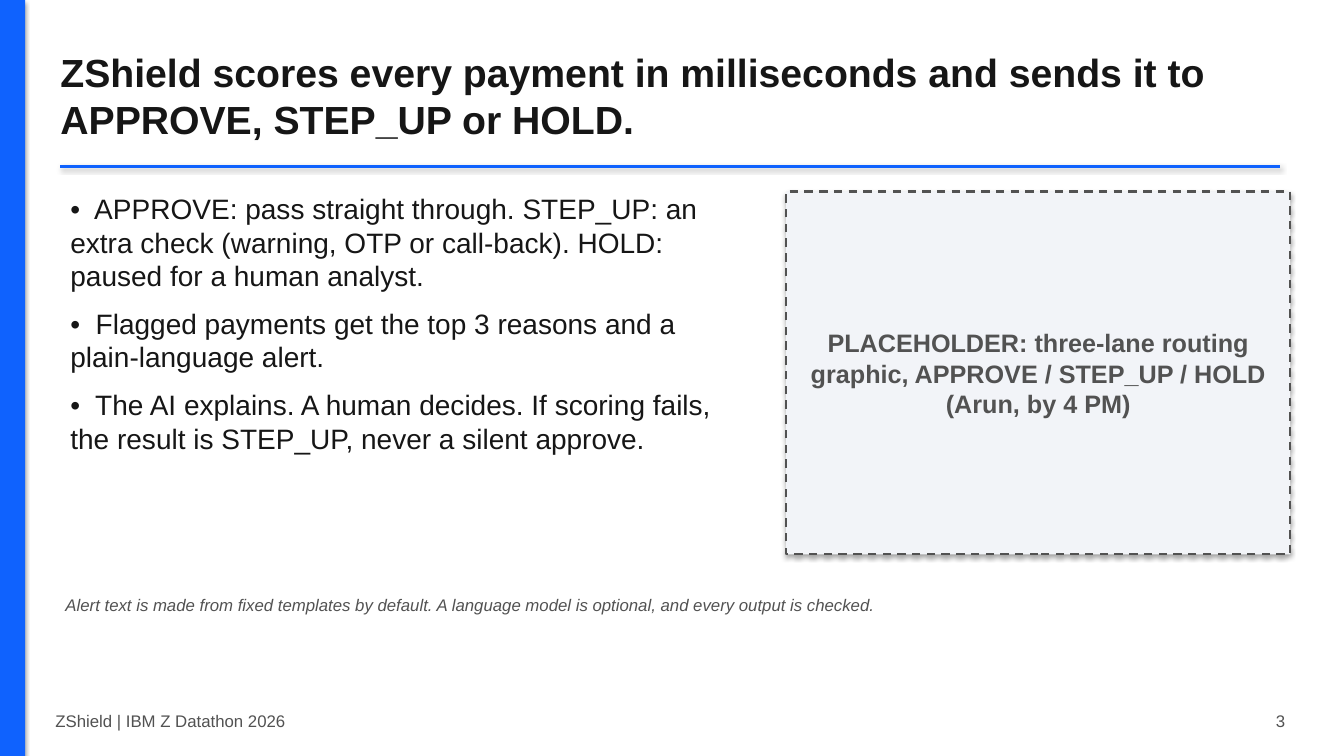
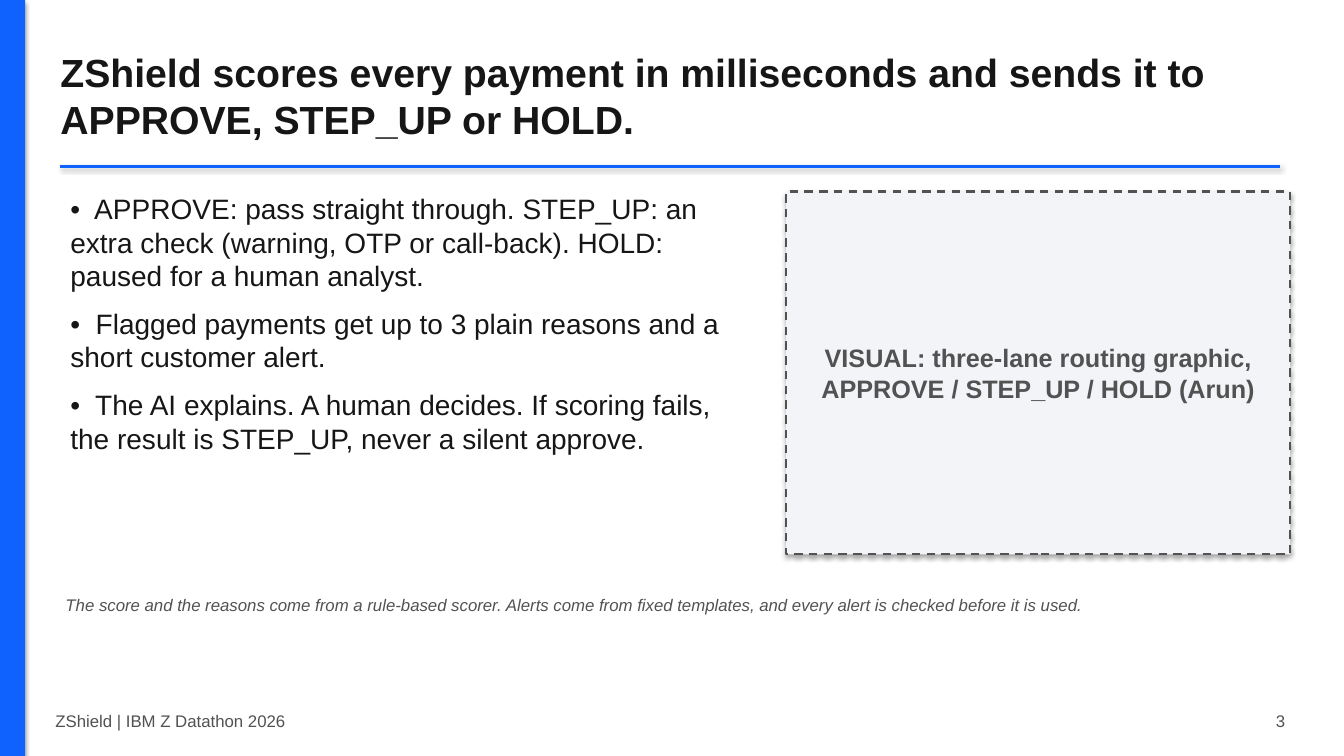
Before and after one commit to Vishaal1409/zshield, a slide deck: slide 3 of docs/deck/ZShield_deck_draft.pptx. Drawn at 1344x756 pixels with LibreOffice and Linux fonts; fonts in the diff are those of the drawing. Boxes give left, top, right and bottom in pixels: in the first picture for what was removed or moved away, otherwise in the second. Text is boxed around its words. In the diff, an @@ line names an element or a change of style, - is before the commit and + after.

```diff
--- a/docs/deck/ZShield_deck_draft.pptx
+++ b/docs/deck/ZShield_deck_draft.pptx
@@ text at <box>70,313,719,368</box>: text changed @@
-• Flagged payments get the top 3 reasons and a plain-language alert.
+• Flagged payments get up to 3 plain reasons and a short customer alert.
@@ text in rectangle at <box>821,348,1255,403</box>: text changed @@
-PLACEHOLDER: three-lane routing graphic, APPROVE / STEP_UP / HOLD (Arun, by 4 PM)
+VISUAL: three-lane routing graphic, APPROVE / STEP_UP / HOLD (Arun)
@@ text at <box>65,599,1082,615</box>: text changed @@
-Alert text is made from fixed templates by default. A language model is optional, and every output is checked.
+The score and the reasons come from a rule-based scorer. Alerts come from fixed templates, and every alert is checked before it is used.
```
Also in this commit, not shown: 10 other slides changed, 11 other files.
